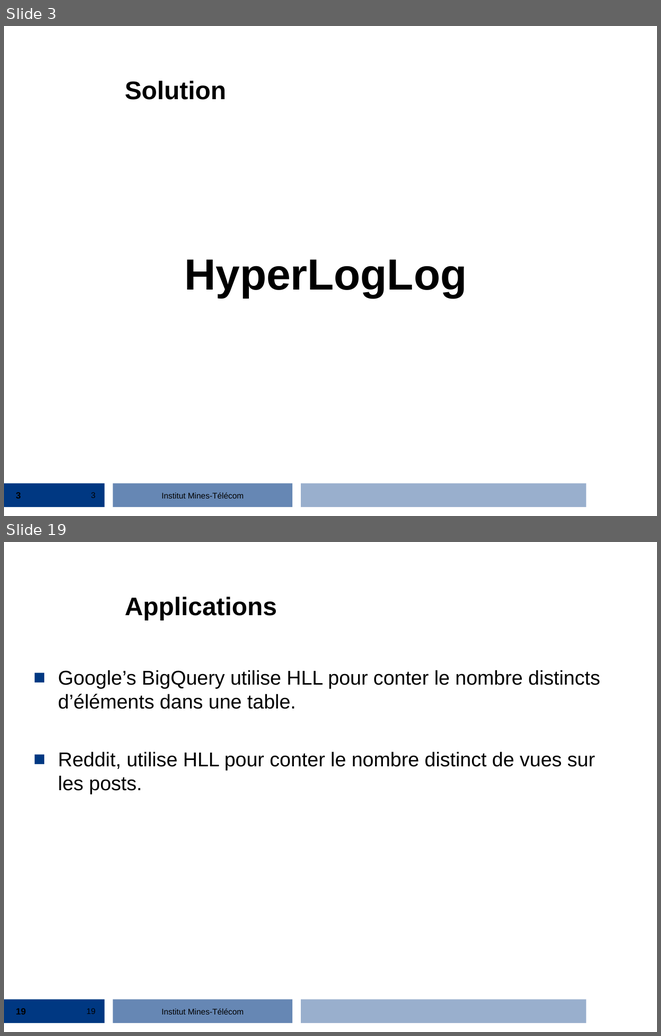
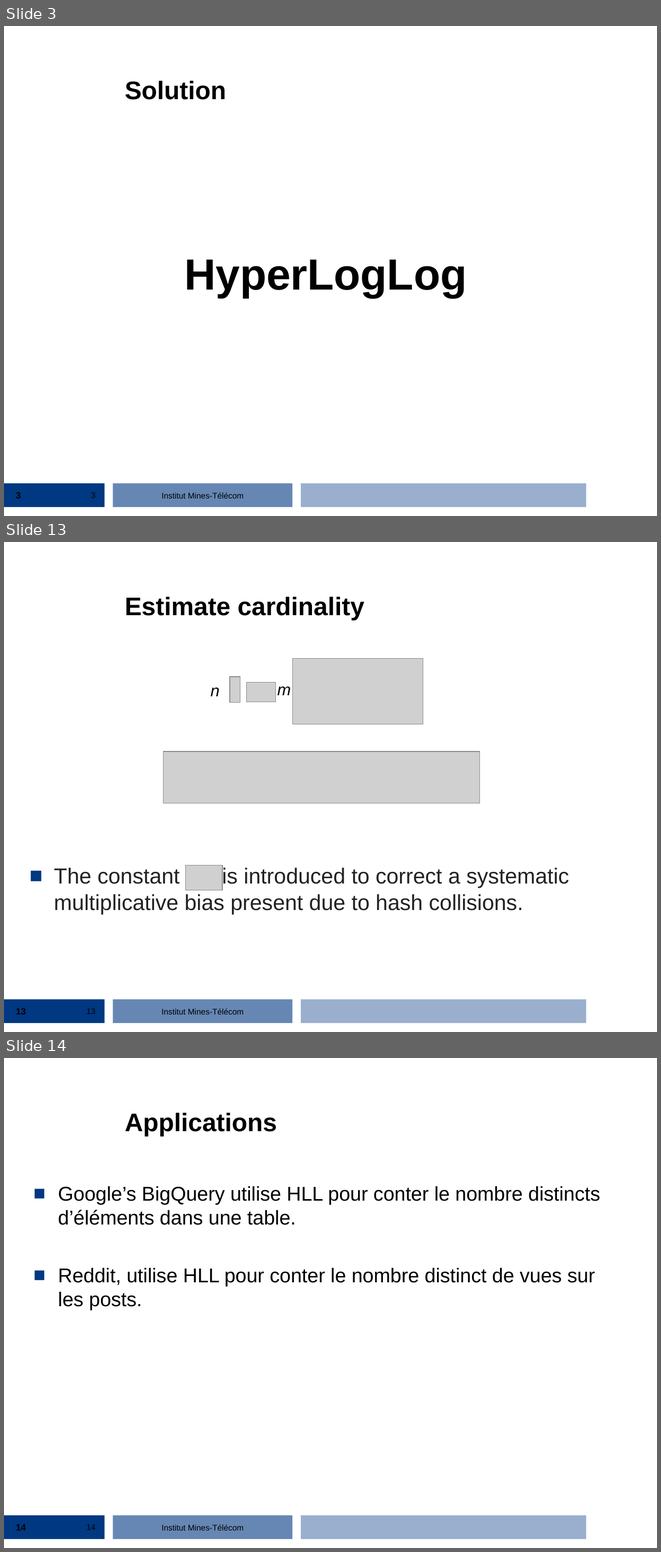
Before and after one commit to streaming-algorithms/hyper_log_log, a slide deck: 2_hyperloglog.ppt. Shown one above the other, each under a label of ours: slides 3 and 19 before the commit, slides 3, 13 and 14 after it; the slides between them are not shown. The pictures are 661x1036 and 661x1552 pixels, drawn with LibreOffice and Linux fonts; fonts in the diff are those of the drawing; grey boxes stand for pictures; background and template pictures are left out. Boxes give left, top, right and bottom in pixels: in the first picture for what was removed or moved away, otherwise in the second. Text is boxed around its words. In the diff, an @@ line names an element or a change of style, - is before the commit and + after.

```diff
--- a/2_hyperloglog.ppt
+++ b/2_hyperloglog.ppt
@@ slide 13 added at <box>4,542,657,1032</box>, background #FFFFFF; not listed: 4 template elements that a slide beside it also shows @@
@@ title added at <box>125,597,364,620</box>, 28 pt, text #000000, bold @@
+Estimate cardinality
@@ group added at <box>211,658,423,724</box>: 3 pictures, 2 texts @@
+n
+m
@@ picture added at <box>164,751,480,803</box> @@
@@ text added at <box>54,866,569,914</box>, 24 pt, text #222222 @@
+■ The constant is introduced to correct a systematic multiplicative bias present due to hash collisions.
@@ picture added at <box>185,865,223,890</box> @@
@@ page number added at <box>16,1008,26,1014</box>, 10 pt, text #000000, bold @@
+13
@@ page number added at <box>87,1008,96,1014</box>, 9 pt, text #000000 @@
+13
@@ what was slide 19 is now slide 14 @@
@@ page number at <box>16,1524,26,1530</box>: text changed @@
-19
+14
@@ page number at <box>87,1524,96,1530</box>: text changed @@
-19
+14
```
Also in this commit, not shown: 12 other slides added, 18 slides removed.
